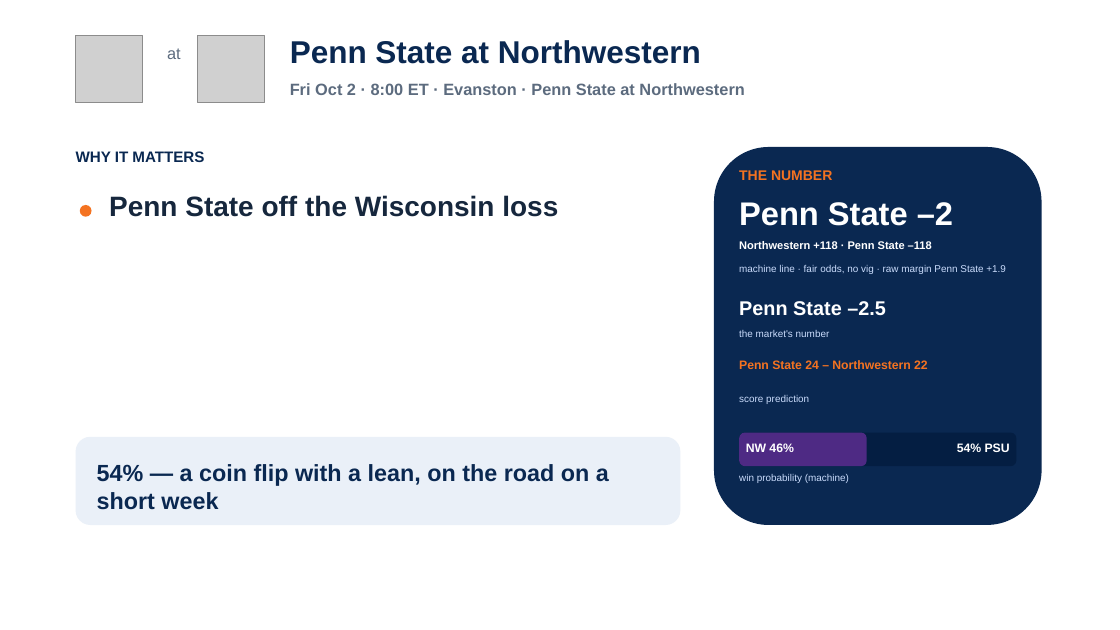
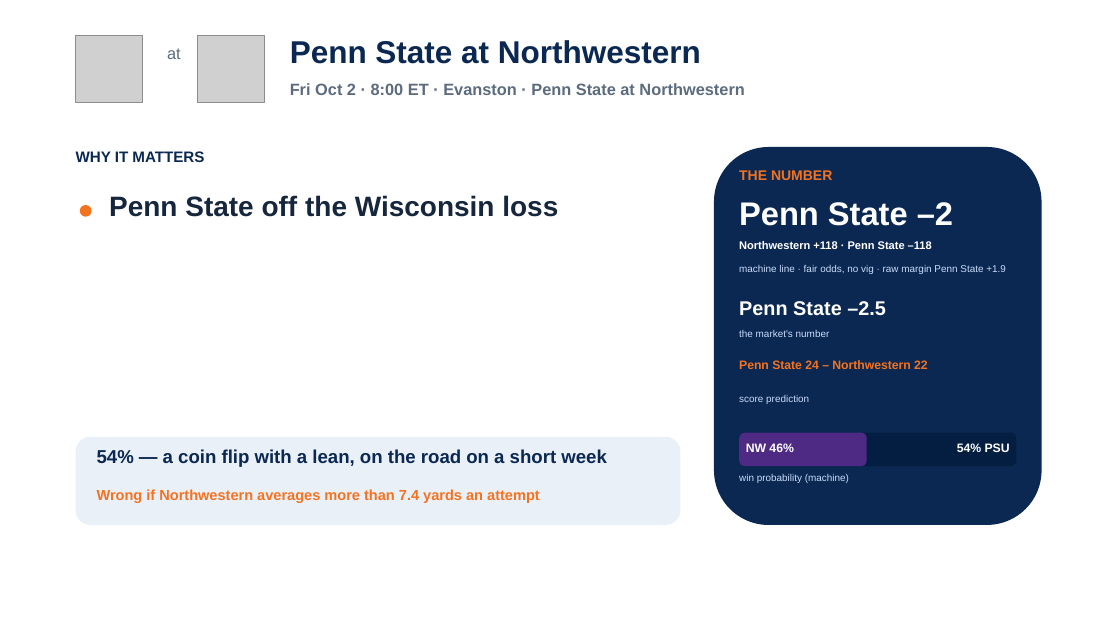
Before and after one commit to lucasalvarezflorida-lab/ncaa-fbs-analytics, a slide deck: slide 11 of decks/2026_Week5_Episode6.pptx. Drawn at 1120x630 pixels with LibreOffice and Linux fonts; fonts in the diff are those of the drawing; grey boxes stand for pictures. Boxes give left, top, right and bottom in pixels: in the first picture for what was removed or moved away, otherwise in the second. Text is boxed around its words. In the diff, an @@ line names an element or a change of style, - is before the commit and + after.

```diff
--- a/decks/2026_Week5_Episode6.pptx
+++ b/decks/2026_Week5_Episode6.pptx
@@ text "54% — a coin flip ...": place and size @@
-text "54% — a coin flip ..." at [97, 464, 609, 510]
+text "54% — a coin flip ..." at [97, 449, 607, 467]
@@ text "54% — a coin flip ..." at [97, 449, 607, 467]: size 20 to 16 pt @@
@@ text added at [97, 489, 540, 503], 12.5 pt, text #F47321, bold @@
+Wrong if Northwestern averages more than 7.4 yards an attempt
```
Also in this commit, not shown: 5 other slides changed, 4 other files.
